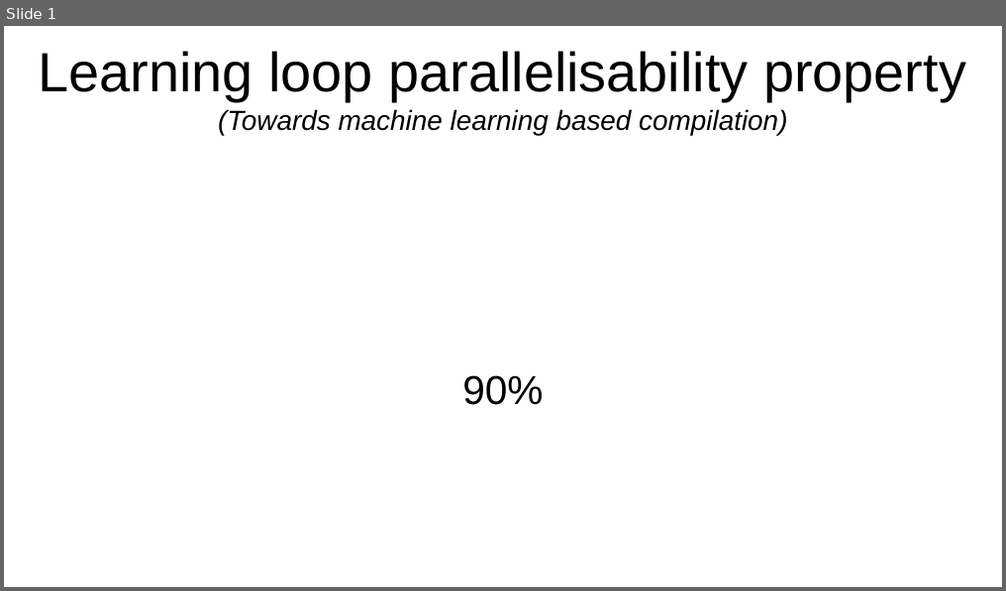
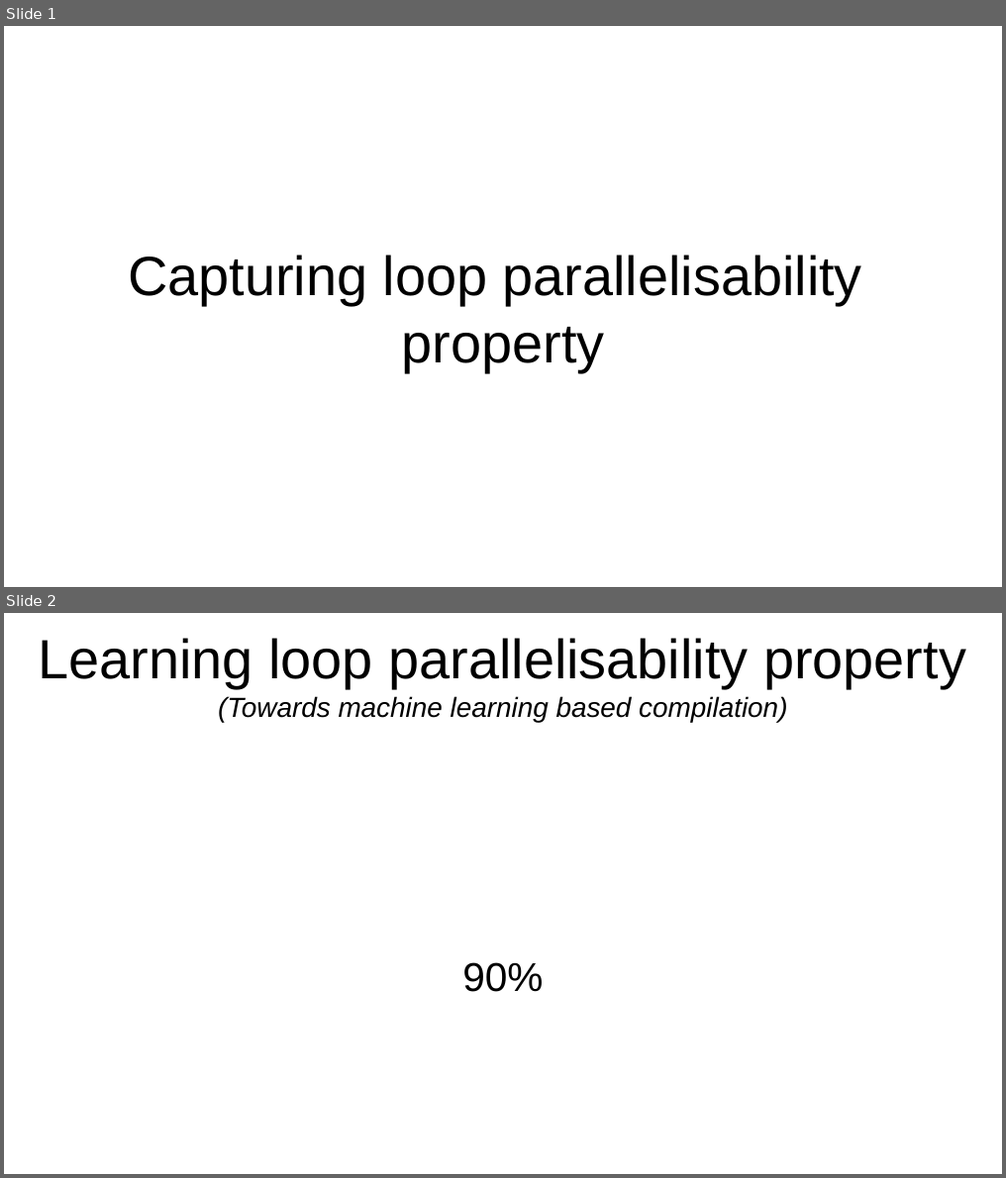
Before and after one commit to harel-coffee/PParMetrics-auto, a slide deck: PPar_lunch_talk/Learning_Loop_Parallelisability.odp. Shown one above the other, each under a label of ours: slide 1 before the commit, slides 1 and 2 after it. The pictures are 1006x591 and 1006x1178 pixels, drawn with LibreOffice and Linux fonts; fonts in the diff are those of the drawing. Boxes give left, top, right and bottom in pixels: in the first picture for what was removed or moved away, otherwise in the second. Text is boxed around its words. In the diff, an @@ line names an element or a change of style, - is before the commit and + after.

```diff
--- a/PPar_lunch_talk/Learning_Loop_Parallelisability.odp
+++ b/PPar_lunch_talk/Learning_Loop_Parallelisability.odp
@@ slide 1 added at [4,26,1002,587], background #FFFFFF @@
@@ title added at [128,255,862,372], 44 pt, text #000000 @@
+Capturing loop parallelisability
+property
@@ what was slide 1 is now slide 2 @@
```
Also in this commit, not shown: 1 slide changed, 4 other slides added, 6 other files.
